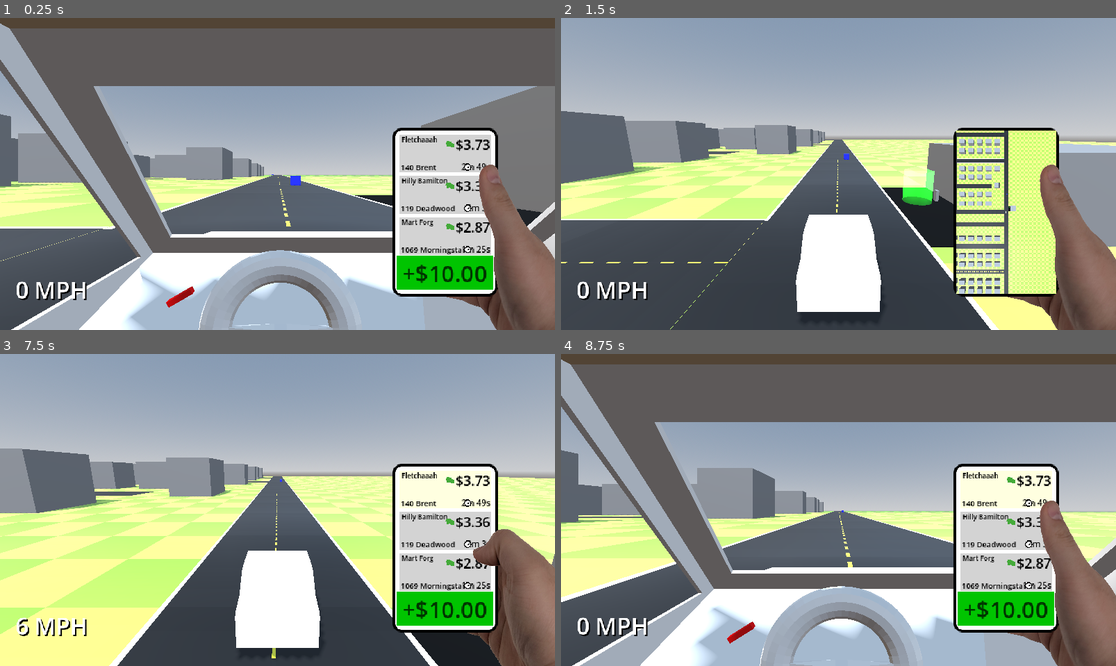
Above: before the commit, frames 1-4 (two rows, left to right).
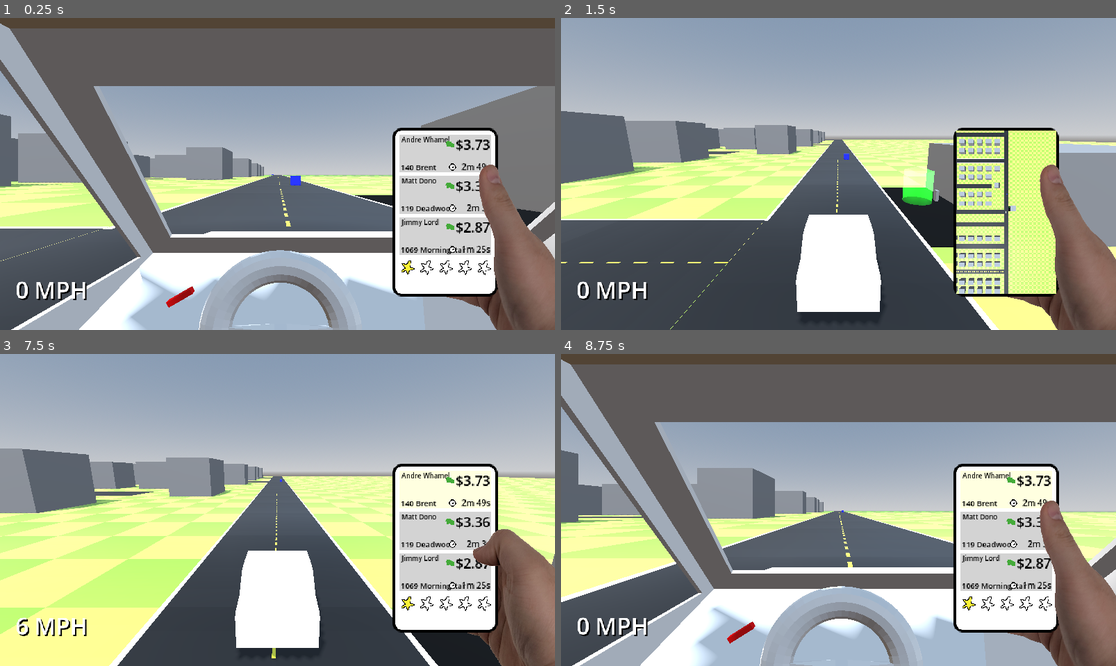
Above: after the commit, the same moments.

Repository: AndrewHamel111/SISGameJam2026
Game: Godot game, scene res://scenes/world.tscn
Two runs of this game, one before a commit and one after it. Both use one fixed random seed, a clock stepped at 60 frames per second and the inputs below.
Inputs:
- Up to frame 1 (0.25 s): no input
- Up to frame 2 (1.5 s): hold L (phone_right) 0.53-1.28 s; tap P (camera_toggle) at 0.6 s; tap Enter at 1.25 s; hold Space (brake) from 1.28 s (still down); tap U (phone_confirm) at 1.35 s
- Up to frame 3 (7.5 s): tap U (phone_confirm) at 2, 2.75, 2.85, 4.35, 5.75, 5.85, 6.5, 7.35 s; release Space (brake) at 2.03 s; hold L (phone_right) 2.03-2.78 s; tap P (camera_toggle) every 1.5 s from 2.1 to 6.6 s; hold W (accelerate) 2.78-3.53 s; hold J (phone_left) 3.53-5.03 s; hold Space (brake) 5.03-5.78 s; hold L (phone_right) 5.78-6.53 s; hold W (accelerate) 6.53-7.28 s; hold L (phone_right) from 7.28 s (still down)
- Up to frame 4 (8.75 s): release L (phone_right) at 8.03 s; hold Space (brake) from 8.03 s (still down); tap P (camera_toggle) at 8.1 s

The runs differ from the first frame. In frame 1, 2.3% of the frame differs, in the area x 71-89%, y 37-88%; in frame 2, nothing differs; in frame 3, 2.3%; in frame 4, 2.3%.

Commit message:
Display rating in orders app

Diff:
--- a/entities/player/player.gd
+++ b/entities/player/player.gd
@@ -153,6 +153,7 @@
 func add_rating(value: int) -> void:
 	rating += value
 	rating = clampi(rating, 0, 5)
+	hud.phone_display.set_rating(rating)
 
 func house_area_entered(house: House) -> void:
 	var orders_to_remove: Array[Order]
--- a/scenes/hud.tscn
+++ b/scenes/hud.tscn
@@ -6,7 +6,9 @@
 [ext_resource type="PackedScene" uid="uid://wpnx8ykjk0rn" path="res://scenes/order_display.tscn" id="4_5pdws"]
 [ext_resource type="Script" uid="uid://nahkn1jsqqlv" path="res://scripts/hand_controller.gd" id="4_047uy"]
 [ext_resource type="Texture2D" uid="uid://b7ibh1jkyg2sq" path="res://resources/png/hand_orders/top_back.png" id="5_5pdws"]
+[ext_resource type="Texture2D" uid="uid://bjoh25s2hrs62" path="res://resources/png/star.png" id="5_eld54"]
 [ext_resource type="Texture2D" uid="uid://uqxqmigx41ai" path="res://resources/png/flag.png" id="6_0m4u7"]
+[ext_resource type="Texture2D" uid="uid://cnhgpp25ex2y" path="res://resources/png/star_outline.png" id="6_3swnk"]
 [ext_resource type="Script" uid="uid://behi0v6i0r5kh" path="res://scripts/bank_view.gd" id="6_apjy4"]
 [ext_resource type="Texture2D" uid="uid://cmh2j8itojxry" path="res://resources/png/hand_orders/top_front.png" id="6_hd3ao"]
 [ext_resource type="Script" uid="uid://2ckk0ywviwat" path="res://scripts/minimap.gd" id="7_5pdws"]
@@ -19,13 +21,6 @@
 
 [sub_resource type="LabelSettings" id="LabelSettings_rwgxs"]
 font_size = 48
-
-[sub_resource type="FontVariation" id="FontVariation_5pdws"]
-
-[sub_resource type="LabelSettings" id="LabelSettings_hd3ao"]
-font = SubResource("FontVariation_5pdws")
-font_size = 27
-font_color = Color(0, 0.2, 0, 1)
 
 [sub_resource type="LabelSettings" id="LabelSettings_eld54"]
 line_spacing = -5.485
@@ -111,31 +106,65 @@
 [node name="ColorRect" parent="PhoneDisplay/TextureRect/OrdersView/VBoxContainer" unique_id=1483125797 instance=ExtResource("4_5pdws")]
 layout_mode = 2
 
-[node name="Panel" type="ColorRect" parent="PhoneDisplay/TextureRect/OrdersView" unique_id=910206668]
-layout_mode = 0
-offset_left = 5.1428566
-offset_top = 151.99998
-offset_right = 119.42856
-offset_bottom = 191.99998
-color = Color(0, 0.76862746, 0, 1)
-
-[node name="Label" type="Label" parent="PhoneDisplay/TextureRect/OrdersView/Panel" unique_id=1458525506]
-layout_mode = 1
-anchors_preset = 8
-anchor_left = 0.5
-anchor_top = 0.5
-anchor_right = 0.5
-anchor_bottom = 0.5
-offset_left = -41.142853
-offset_top = -11.5
-offset_right = 41.142853
-offset_bottom = 11.5
-grow_horizontal = 2
-grow_vertical = 2
-text = "+$10.00"
-label_settings = SubResource("LabelSettings_hd3ao")
-horizontal_alignment = 1
-vertical_alignment = 1
+[node name="HBoxContainer" type="HBoxContainer" parent="PhoneDisplay/TextureRect/OrdersView" unique_id=1754479993]
+layout_mode = 0
+offset_left = 7.9999995
+offset_top = 155.99998
+offset_right = 115.99997
+offset_bottom = 174.85713
+scale = Vector2(0.63, 0.63)
+
+[node name="TextureRect" type="TextureRect" parent="PhoneDisplay/TextureRect/OrdersView/HBoxContainer" unique_id=1400971859]
+layout_mode = 2
+texture = ExtResource("5_eld54")
+
+[node name="TextureRect2" type="TextureRect" parent="PhoneDisplay/TextureRect/OrdersView/HBoxContainer" unique_id=7552872]
+visible = false
+layout_mode = 2
+texture = ExtResource("5_eld54")
+
+[node name="TextureRect3" type="TextureRect" parent="PhoneDisplay/TextureRect/OrdersView/HBoxContainer" unique_id=383233867]
+visible = false
+layout_mode = 2
+texture = ExtResource("5_eld54")
+
+[node name="TextureRect4" type="TextureRect" parent="PhoneDisplay/TextureRect/OrdersView/HBoxContainer" unique_id=1624847214]
+visible = false
+layout_mode = 2
+texture = ExtResource("5_eld54")
+
+[node name="TextureRect5" type="TextureRect" parent="PhoneDisplay/TextureRect/OrdersView/HBoxContainer" unique_id=1692245720]
+visible = false
+layout_mode = 2
+texture = ExtResource("5_eld54")
+
+[node name="HBoxContainer2" type="HBoxContainer" parent="PhoneDisplay/TextureRect/OrdersView" unique_id=823675970]
+layout_mode = 0
+offset_left = 7.9999995
+offset_top = 155.99998
+offset_right = 115.99997
+offset_bottom = 174.85713
+scale = Vector2(0.63, 0.63)
+
+[node name="TextureRect" type="TextureRect" parent="PhoneDisplay/TextureRect/OrdersView/HBoxContainer2" unique_id=1303898454]
+layout_mode = 2
+texture = ExtResource("6_3swnk")
+
+[node name="TextureRect2" type="TextureRect" parent="PhoneDisplay/TextureRect/OrdersView/HBoxContainer2" unique_id=1327496919]
+layout_mode = 2
+texture = ExtResource("6_3swnk")
+
+[node name="TextureRect3" type="TextureRect" parent="PhoneDisplay/TextureRect/OrdersView/HBoxContainer2" unique_id=403504251]
+layout_mode = 2
+texture = ExtResource("6_3swnk")
+
+[node name="TextureRect4" type="TextureRect" parent="PhoneDisplay/TextureRect/OrdersView/HBoxContainer2" unique_id=360521605]
+layout_mode = 2
+texture = ExtResource("6_3swnk")
+
+[node name="TextureRect5" type="TextureRect" parent="PhoneDisplay/TextureRect/OrdersView/HBoxContainer2" unique_id=305099270]
+layout_mode = 2
+texture = ExtResource("6_3swnk")
 
 [node name="MapView" type="Control" parent="PhoneDisplay/TextureRect" unique_id=1698227467]
 visible = false
--- a/scenes/order_display.tscn
+++ b/scenes/order_display.tscn
@@ -82,10 +82,10 @@
 [node name="TextureRect" type="TextureRect" parent="." unique_id=145025056]
 texture_filter = 1
 layout_mode = 0
-offset_left = 76.85714
-offset_top = 33.571426
-offset_right = 116.85715
-offset_bottom = 73.57143
+offset_left = 59.0
+offset_top = 34.0
+offset_right = 99.00001
+offset_bottom = 74.0
 scale = Vector2(0.21561477, 0.21561477)
 texture = ExtResource("2_cva5s")
 
--- a/scenes/world.tscn
+++ b/scenes/world.tscn
@@ -55,7 +55,7 @@
 script = ExtResource("1_7r4gi")
 order_reward_min = SubResource("Curve_7r4gi")
 order_reward_max = SubResource("Curve_w7kh3")
-possible_order_names = Array[String](["Jimmy Lord", "Andre Whamel", "Mart Forg", "Ian Wark", "Hilly Bamilton", "Fletchaaah"])
+possible_order_names = Array[String](["Jimmy Lord", "Andre Whamel", "Mart Forg", "Ian Wark", "Billy Hamilton", "Fletchaaah", "Matt Dono", "Nashferatu"])
 
 [node name="Orders" type="Node" parent="." unique_id=417349160]
 
@@ -1188,7 +1188,7 @@
 curve = SubResource("Curve3D_7r4gi")
 
 [node name="PathFollow3D" type="PathFollow3D" parent="paths/Path3D" unique_id=1118731680]
-transform = Transform3D(0.9999989, 0, 0, 0, 1, 0, 0, 0, 0.9999989, 0, 0, 0)
+transform = Transform3D(-0.0007430743, 0, -0.9999985, 0, 1, 0, 0.9999985, 0, -0.0007430743, 3.98, 0.25, 0.66)
 v_offset = 0.25
 script = ExtResource("9_w7kh3")
 
@@ -1196,7 +1196,7 @@
 mesh = SubResource("BoxMesh_w7kh3")
 
 [node name="PathFollow3D2" type="PathFollow3D" parent="paths/Path3D" unique_id=1166465212]
-transform = Transform3D(-0.00074307434, 0, -0.9999986, 0, 1, 0, 0.9999986, 0, -0.00074307434, 3.98, 0.25, 0.66)
+transform = Transform3D(-0.0007430742, 0, -0.99999845, 0, 1, 0, 0.99999845, 0, -0.0007430742, 3.98, 0.25, 0.66)
 v_offset = 0.25
 script = ExtResource("9_w7kh3")
 initial_progress = 290.0
@@ -1205,7 +1205,7 @@
 mesh = SubResource("BoxMesh_w7kh3")
 
 [node name="PathFollow3D3" type="PathFollow3D" parent="paths/Path3D" unique_id=1094393666]
-transform = Transform3D(-0.00074307434, 0, -0.99999857, 0, 1, 0, 0.99999857, 0, -0.00074307434, 3.98, 0.25, 0.66)
+transform = Transform3D(-0.00074307417, 0, -0.9999984, 0, 1, 0, 0.9999984, 0, -0.00074307417, 3.98, 0.25, 0.66)
 v_offset = 0.25
 script = ExtResource("9_w7kh3")
 initial_progress = 200.0
--- a/scripts/phone_display.gd
+++ b/scripts/phone_display.gd
@@ -65,6 +65,12 @@
 		return null
 	return (children[index] as OrderDisplay).order
 
+func set_rating(rating: int) -> void:
+	var gold_star_root : Node = $TextureRect/OrdersView/HBoxContainer
+	for node in gold_star_root.get_children():
+		node.visible = rating > 0
+		rating -= 1
+
 func scroll_apps(direction: int) -> void:
 	current_app += direction
 	if current_app == App.COUNT as int:
Binary file added: resources/png/star.png
Not shown, added: resources/png/star.png.import
Binary file added: resources/png/star_outline.png
Not shown, added: resources/png/star_outline.png.import
Not shown: 1 places in scenes/world.tscn that only renumber resources
